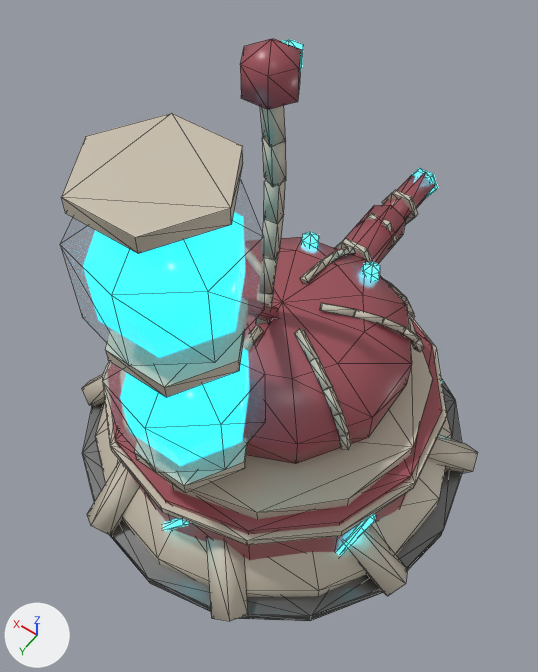
The glTF model assets/kit/skins/Machinegoon_T1_Spitter.glb: old version first, new version second.
Both versions are drawn from a 50 mm lens placed at (-2.06, 2.95, 6.14), pointed at (0.03, 0.03, 1.54). The axes (+X, +Y, +Z) are drawn at lower left. The lights are the same throughout. The picture after the commit comes second. Mesh edges are drawn as thin lines. Where no turn or scale is listed for an object, it has been applied to the vertices. Vertices at exactly the same position are counted once.

Names of what the first picture shows: 'Machinegoon_T1_Spitter_Base', 'Machinegoon_T1_Spitter_Turret'.
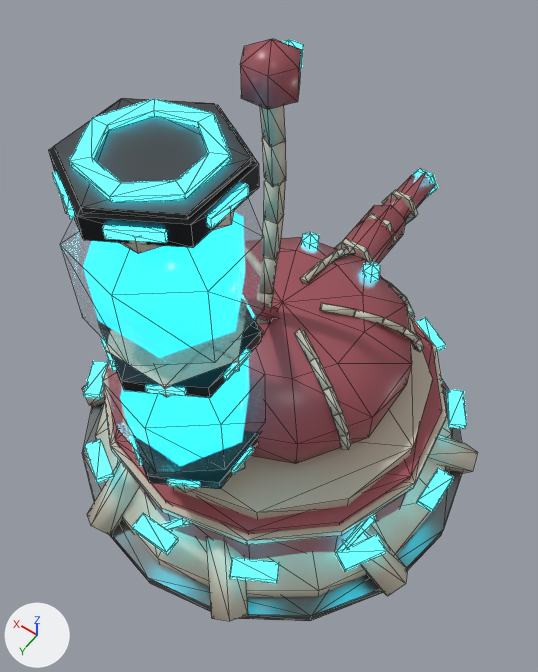
Patch to the scene script:
```diff
--- a/assets/kit/skins/Machinegoon_T1_Spitter.glb.py
+++ b/assets/kit/skins/Machinegoon_T1_Spitter.glb.py
@@ me_machinegoon_t1_spitter_base @@
-me_machinegoon_t1_spitter_base.from_pydata(...)  # 364 vertices, 632 faces; spans x -1.75..1.75, y -1.75..1.75, z -0.5..1.01
+me_machinegoon_t1_spitter_base.from_pydata(...)  # 460 vertices, 776 faces; spans x -1.75..1.75, y -1.75..1.75, z -0.5..1.01
+# me_machinegoon_t1_spitter_base part 1: a new loose piece, a box spanning x -0.175..0.175, y 1.499..1.639, z 0.688..0.743, in mat_os_light_a (cyan #2ee6ff, glowing cyan #2ee6ff)
+# me_machinegoon_t1_spitter_base part 2: a new loose piece, a box spanning x -1.639..-1.499, y -0.175..0.175, z 0.688..0.743, in mat_os_light_a (cyan #2ee6ff, glowing cyan #2ee6ff)
+# me_machinegoon_t1_spitter_base part 3
+# 32 vertices are added at x -1.51..1.51, y -1.51..1.51, z 0.69
+# 32 new vertices lie (0.0, 0.0, 0.05) away from vertices in x -1.51..1.51, y -1.51..1.51, z 0.69
+# 96 new faces join them, mat_os_light_a (cyan #2ee6ff, glowing cyan #2ee6ff)
+# other edits to the shape of me_machinegoon_t1_spitter_base do not show in these pictures
 me_machinegoon_t1_spitter_base.materials.append(mat_os_steel)
@@ me_machinegoon_t1_spitter_turret @@
-me_machinegoon_t1_spitter_turret.from_pydata(...)  # 589 vertices, 964 faces; spans x -1.3..1.3, y -2.53..1.51, z 0.92..4.08
+me_machinegoon_t1_spitter_turret.from_pydata(...)  # 809 vertices, 1316 faces; spans x -1.3..1.3, y -2.53..1.51, z 0.92..4.08
+# me_machinegoon_t1_spitter_turret part 4: a new loose piece, a 6-sided cylinder along z spanning x -0.398..0.398, y 0.54..1.46, z 3.92..3.95, in mat_os_plate (dark grey #525557)
+# me_machinegoon_t1_spitter_turret part 5: a new loose piece, a 6-sided cylinder along z spanning x -0.43..0.43, y 0.51..1.49, z 3.78..3.92, in mat_os_dark (dark grey #2c2e30)
+# me_machinegoon_t1_spitter_turret part 6: a new loose piece, a 6-sided cylinder along z spanning x -0.428..0.428, y 0.505..1.495, z 1.44..1.54, in mat_os_dark (dark grey #2c2e30)
+# me_machinegoon_t1_spitter_turret part 7: a new loose piece, a 6-sided cylinder along z spanning x -0.428..0.428, y 0.505..1.495, z 2.58..2.68, in mat_os_dark (dark grey #2c2e30)
+# me_machinegoon_t1_spitter_turret part 8: a new loose piece, a box spanning x -0.448..-0.358, y 0.864..1.136, z 3.82..3.88, in mat_os_light_a (cyan #2ee6ff, glowing cyan #2ee6ff)
+# me_machinegoon_t1_spitter_turret part 9: a new loose piece, a box spanning x -0.448..-0.358, y 0.889..1.111, z 1.467..1.513, in mat_os_light_a (cyan #2ee6ff, glowing cyan #2ee6ff)
+# me_machinegoon_t1_spitter_turret part 10: a new loose piece, a box spanning x -0.448..-0.358, y 0.889..1.111, z 2.607..2.652, in mat_os_light_a (cyan #2ee6ff, glowing cyan #2ee6ff)
+# me_machinegoon_t1_spitter_turret part 11: 60 vertices added at x -0.34..0.37, y 0.54..1.46, z 3.82..3.98
+# me_machinegoon_t1_spitter_turret part 12: 32 vertices added at x -0.32..0.32, y 0.56..1.44, z 1.47..1.51
+# me_machinegoon_t1_spitter_turret part 13: 32 vertices added at x -0.32..0.32, y 0.56..1.44, z 2.61..2.65
+# other edits to the shape of me_machinegoon_t1_spitter_turret do not show in these pictures
 me_machinegoon_t1_spitter_turret.materials.append(mat_os_light_a)
@@ me_machinegoon_t1_spitter_turret @@
 me_machinegoon_t1_spitter_turret.materials.append(mat_os_flesh)
+me_machinegoon_t1_spitter_turret.materials.append(mat_os_plate)  # dark grey #525557
+me_machinegoon_t1_spitter_turret.materials.append(mat_os_dark)  # dark grey #2c2e30
```

Location of each change, (x1, y1, x2, y2) in pixels of the pictures (538 x 672 px):
'Machinegoon_T1_Spitter_Turret', reshaped
    before: (60, 39, 438, 519)
    after: (48, 39, 438, 519)
part 1 of me_machinegoon_t1_spitter_base, added (cyan)
    after: (131, 513, 179, 555)
part 2 of me_machinegoon_t1_spitter_base, added (cyan)
    after: (416, 468, 454, 513)
part 3 of me_machinegoon_t1_spitter_base, added
    after: (83, 318, 467, 583)
part 4 of me_machinegoon_t1_spitter_turret, added
    after: (54, 98, 251, 219)
part 5 of me_machinegoon_t1_spitter_turret, added
    after: (48, 105, 259, 248)
part 6 of me_machinegoon_t1_spitter_turret, added
    after: (139, 433, 260, 489)
part 7 of me_machinegoon_t1_spitter_turret, added
    after: (105, 320, 261, 398)
part 8 of me_machinegoon_t1_spitter_turret, added
    after: (208, 183, 248, 228)
part 9 of me_machinegoon_t1_spitter_turret, added
    after: (232, 447, 254, 474)
part 10 of me_machinegoon_t1_spitter_turret, added
    after: (224, 349, 250, 380)
part 11 of me_machinegoon_t1_spitter_turret, added
    after: (52, 98, 251, 243)
part 12 of me_machinegoon_t1_spitter_turret, added (mostly hidden)
    after: (132, 446, 201, 488)
part 13 of me_machinegoon_t1_spitter_turret, added (mostly hidden)
    after: (101, 338, 186, 396)
